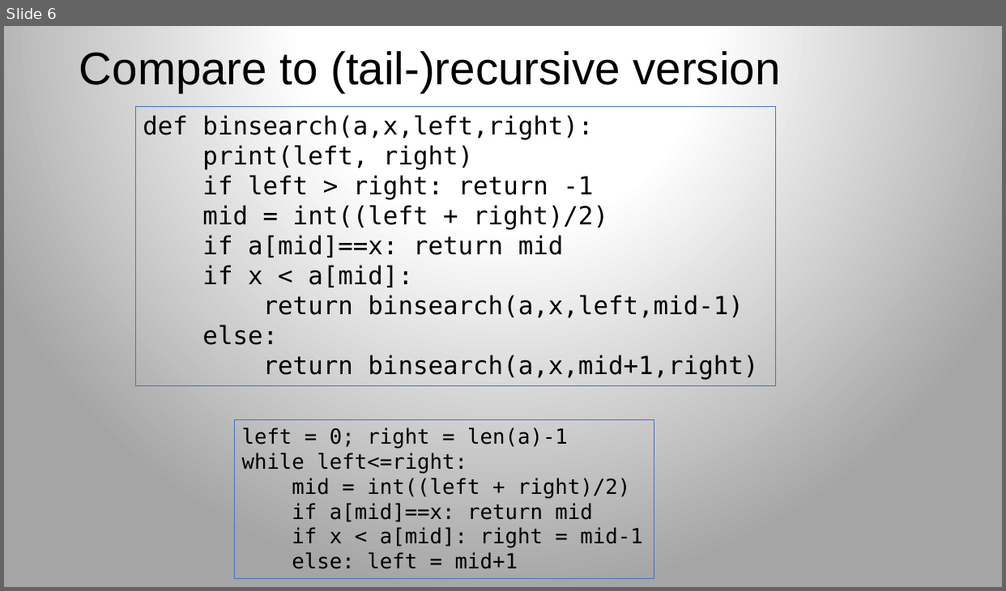
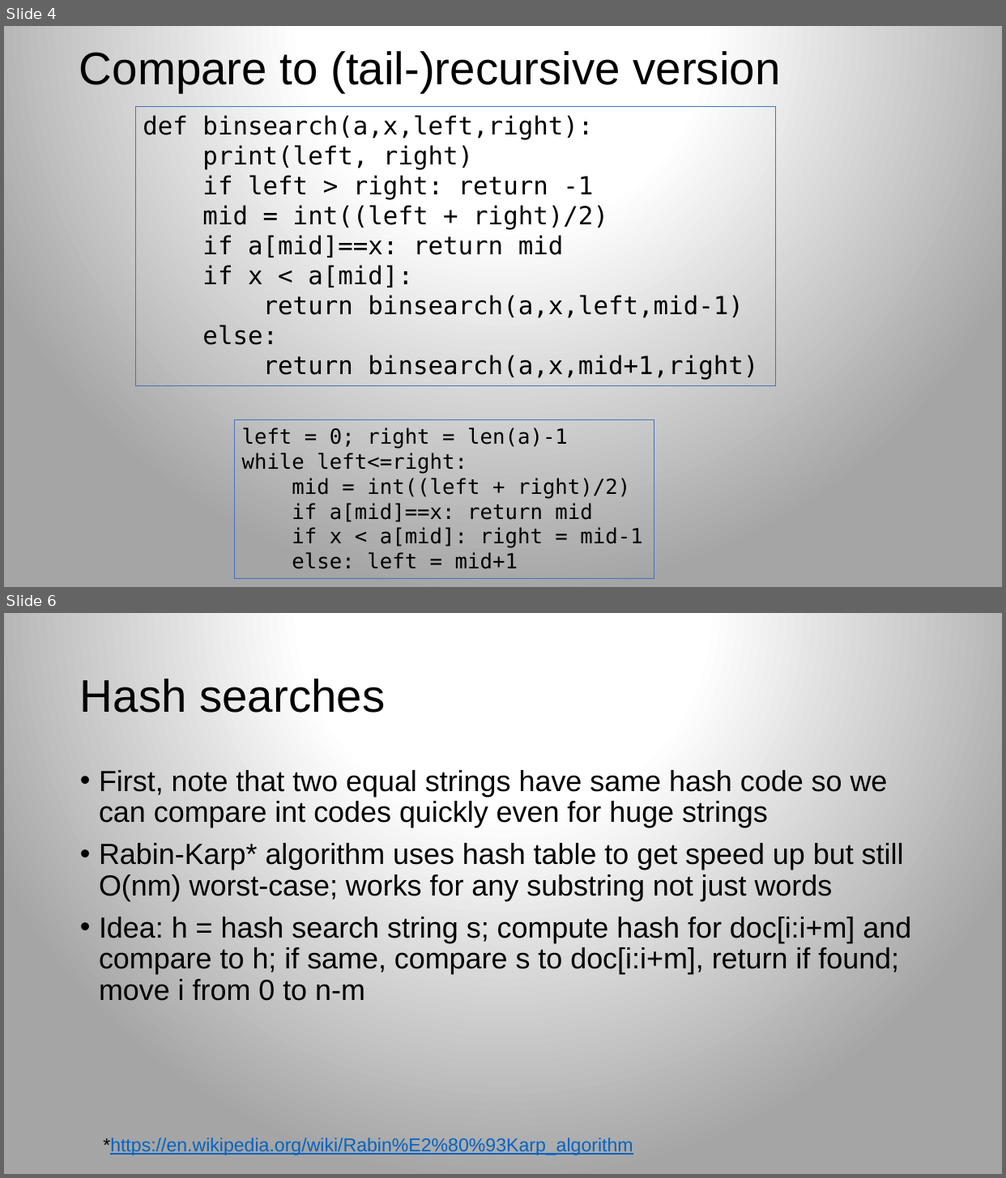
Before and after one commit to parrt/msds689, a slide deck: notes/searching.pptx. Shown one above the other, each under a label of ours: slide 6 before the commit, slides 4 and 6 after it; the slides between them are not shown. The pictures are 1006x591 and 1006x1178 pixels, drawn with LibreOffice and Linux fonts; fonts in the diff are those of the drawing; background and template pictures are left out. Boxes give left, top, right and bottom in pixels: in the first picture for what was removed or moved away, otherwise in the second. Text is boxed around its words. In the diff, an @@ line names an element or a change of style, - is before the commit and + after.

```diff
--- a/notes/searching.pptx
+++ b/notes/searching.pptx
@@ slide 6 added at (4,613,1002,1174), background gradient #FFFFFF to #A5A5A5 @@
@@ title added at (80,679,385,713), 44 pt, text #000000 @@
+Hash searches
@@ text added at (99,770,911,1001), 28 pt, text #000000 @@
+• First, note that two equal strings have same hash code so we can compare int codes quickly even for huge strings
+• Rabin-Karp* algorithm uses hash table to get speed up but still O(nm) worst-case; works for any substring not just words
+• Idea: h = hash search string s; compute hash for doc[i:i+m] and compare to h; if same, compare s to doc[i:i+m], return if found; move i from 0 to n-m
@@ text added at (103,1138,633,1156), 18 pt, text #0563C1, underline @@
+*https://en.wikipedia.org/wiki/Rabin%E2%80%93Karp_algorithm
@@ what was slide 6 is now slide 4 @@
```
Also in this commit, not shown: 3 slides changed, 3 other slides added, 4 other files.
